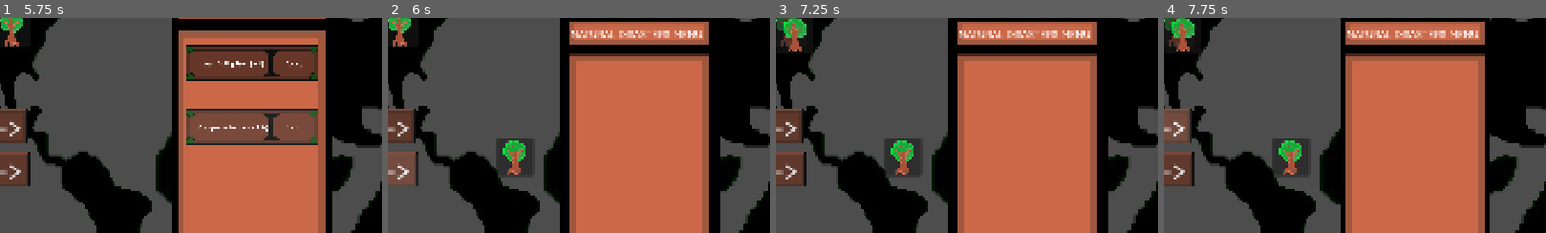
Above: before the commit, frames 1-4 (left to right).
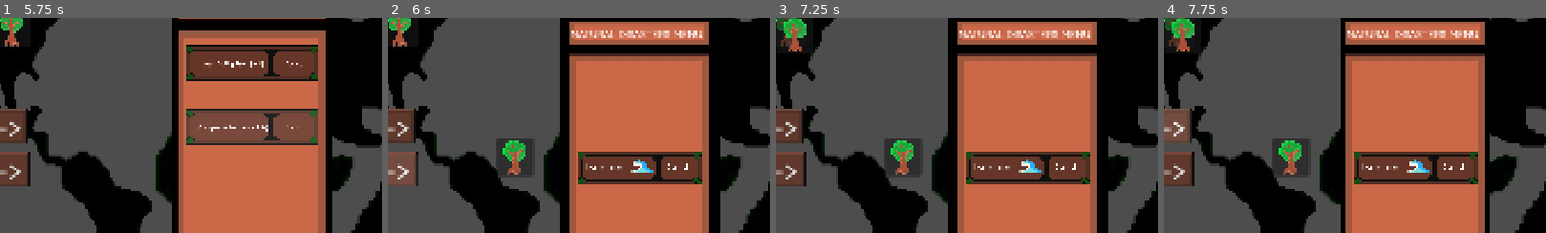
Above: after the commit, the same moments.

Repository: razsgriz/NatureStrikesBack
Game: Godot game, scene res://main.tscn
Same seed, same stepped clock (60 frames per second), same inputs: the game is played once before the commit and once after it.
Inputs (mouse positions are % of the whole screen's width and height, from its top left):
- Up to frame 1 (5.75 s): click "PLAY" at 0.5 s; click (46, 63) at 1.25 s; click "Upgrades ->" at 2 s; click (50, 35) at 2.77 s; click (50, 35) at 3.52 s; click (50, 35) at 4.25 s; click (50, 50) at 5 s
- Up to frame 2 (6 s): click "Disasters ->" at 5.75 s
- Up to frame 3 (7.25 s): click (86, 75) at 6.52 s
- Up to frame 4 (7.75 s): click "Upgrades ->" at 7.25 s
The pictures show only the part of the screen within x 17-67%, y 25-75%; the shares and areas given below are measured in that part.

Frame 1 is identical in both runs. In frame 2, 4.9% of the frame differs, in the area x 49-83%, y 62-78%; in frame 3, 4.9%; in frame 4, 4.9%.

Commit message:
Added tsunami UI

Diff:
--- a/naturaldisastersmenu.tscn
+++ b/naturaldisastersmenu.tscn
@@ -2,6 +2,8 @@
 
 [ext_resource type="Script" uid="uid://b55q2my8ycwcm" path="res://naturaldisastersmenu.gd" id="1_7jkwk"]
 [ext_resource type="Texture2D" uid="uid://vbkb36rt61qa" path="res://assets/upgrades menu.jpg" id="1_cgyn4"]
+[ext_resource type="PackedScene" uid="uid://ba3y0r8x4ow2u" path="res://upgradeone.tscn" id="3_4bnue"]
+[ext_resource type="Texture2D" uid="uid://bbea6jdat3pv5" path="res://assets/tsunami.png" id="4_k3iss"]
 
 [node name="naturaldisastersmenu" type="Node2D" unique_id=1231378744]
 script = ExtResource("1_7jkwk")
@@ -17,3 +19,28 @@
 theme_override_font_sizes/font_size = 34
 text = "NATURAL DISASTERS MENU"
 horizontal_alignment = 1
+
+[node name="Upgrade1" parent="." unique_id=1113633998 instance=ExtResource("3_4bnue")]
+position = Vector2(1, 80)
+scale = Vector2(0.25, 0.25)
+
+[node name="Label" type="Label" parent="Upgrade1" unique_id=1581298110]
+offset_left = -756.0
+offset_top = -112.0
+offset_right = 152.0
+offset_bottom = 148.0
+theme_override_font_sizes/font_size = 150
+text = "Tsunami"
+
+[node name="Sprite2D2" type="Sprite2D" parent="Upgrade1" unique_id=52633995]
+position = Vector2(48, -20)
+scale = Vector2(0.33149448, 0.37096775)
+texture = ExtResource("4_k3iss")
+
+[node name="Label2" type="Label" parent="Upgrade1" unique_id=368457094]
+offset_left = 364.0
+offset_top = -112.0
+offset_right = 683.0
+offset_bottom = 148.0
+theme_override_font_sizes/font_size = 150
+text = "Cost"
Not shown, added: assets/tsunami.png.import
